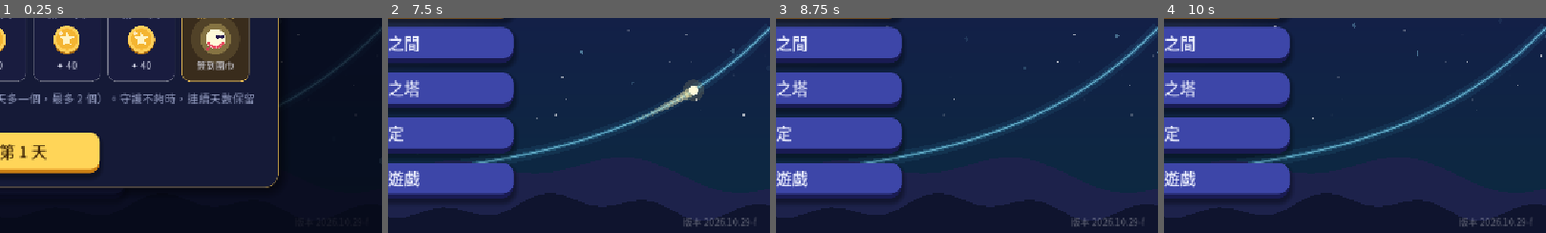
Above: before the commit, frames 1-4 (left to right).
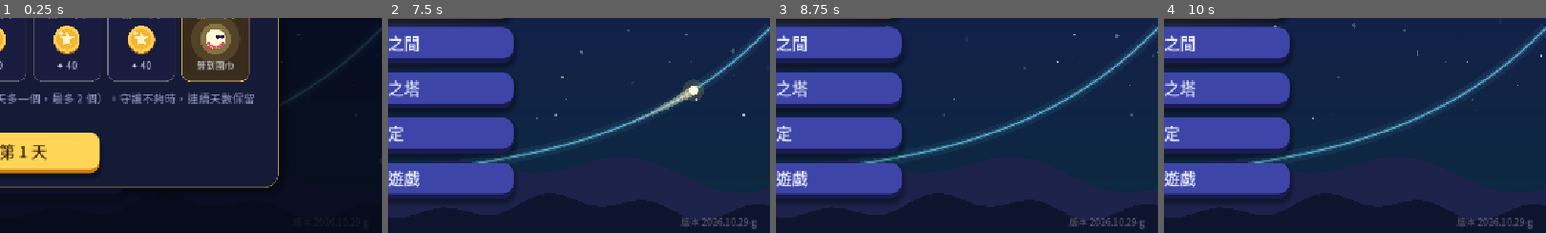
Above: after the commit, the same moments.

Repository: sam2068csie/light-spirit-journey
Game: Godot game, scene res://main_menu.tscn
Same seed, same stepped clock (60 frames per second), same inputs: the game is played once before the commit and once after it.
Inputs (mouse positions are % of the whole screen's width and height, from its top left):
- Up to frame 1 (0.25 s): no input
- Up to frame 2 (7.5 s): click "開始冒險" at 0.5 s; click "開始冒險" at 1.25 s; click "修煉之間" at 2 s; click "終焉之塔" at 2.75 s; click "設定" at 3.5 s; click "離開遊戲" at 4.25 s; click "每日任務" at 5 s; click "光靈扭蛋" at 5.75 s; click "光靈衣櫃" at 6.5 s; click "✕" at 7.25 s
- Up to frame 3 (8.75 s): tap Enter at 8 s; drag from (50, 50) to (60, 28) at 8.02 s
- Up to frame 4 (10 s): drag from (30, 55) to (45, 70) at 8.77 s; move the mouse to (60, 28) at 9.52 s; hold Right from 9.53 s (still down); tap 9 at 9.6 s
The pictures show only the part of the screen within x 50-100%, y 50-100%; the shares and areas given below are measured in that part.

The runs differ from the first frame. In frame 2, 0.4% of the frame differs, in the area x 77-97%, y 92-99%; in frame 3, 0.4%; in frame 4, 0.4%.
Error before the commit: Invalid operands 'int' and 'String' in operator '=='. (res://data/review_center.gd:93)

Commit message:
修正 review_center 掃題庫時遇到數字鍵報錯 (BUILD 2026.10.29-g)
Co-Authored-By: Claude Opus 5.5 <noreply@anthropic.com>
Claude-Session: https://claude.ai/code/session_01RombajUyooAJ6yvir5uviP

Diff:
--- a/data/game.gd
+++ b/data/game.gd
@@ -550,7 +550,7 @@
 
 const DQ := preload("daily_quests.gd")
 ## 版本號（主畫面右下角會顯示）：每次交給你新的檔案時更新，方便確認手機上裝的是不是最新版
-const BUILD := "2026.10.29-f"
+const BUILD := "2026.10.29-g"
 
 
 ## 讀取各單元的資料；舊存檔（還沒有單元的版本）的今日修煉、終焉之塔紀錄搬到「指數與對數」
--- a/data/review_center.gd
+++ b/data/review_center.gd
@@ -90,7 +90,7 @@
 static func _collect(v, out: Dictionary) -> void:
 	if v is Dictionary:
 		for k in v:
-			if k == "tag" and v[k] is String and v[k] != "":
+			if k is String and k == "tag" and v[k] is String and v[k] != "":
 				out[v[k]] = true
 			elif v[k] is Dictionary or v[k] is Array:
 				_collect(v[k], out)
